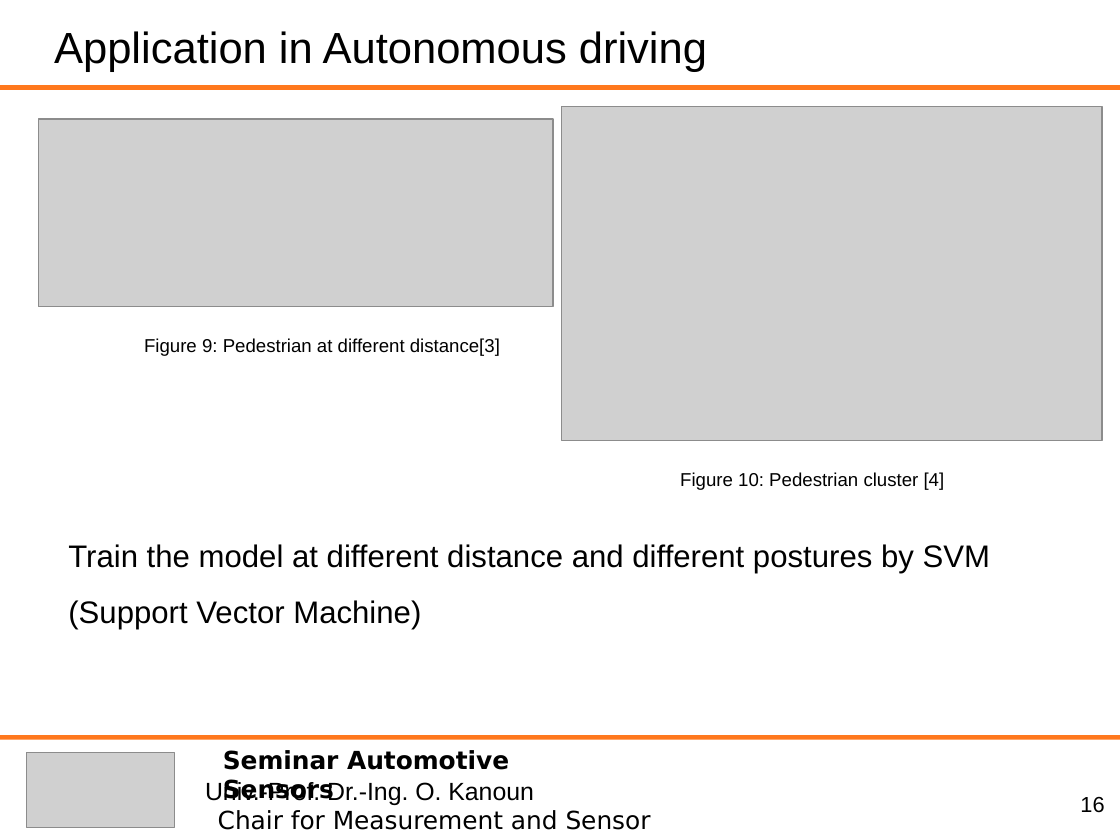
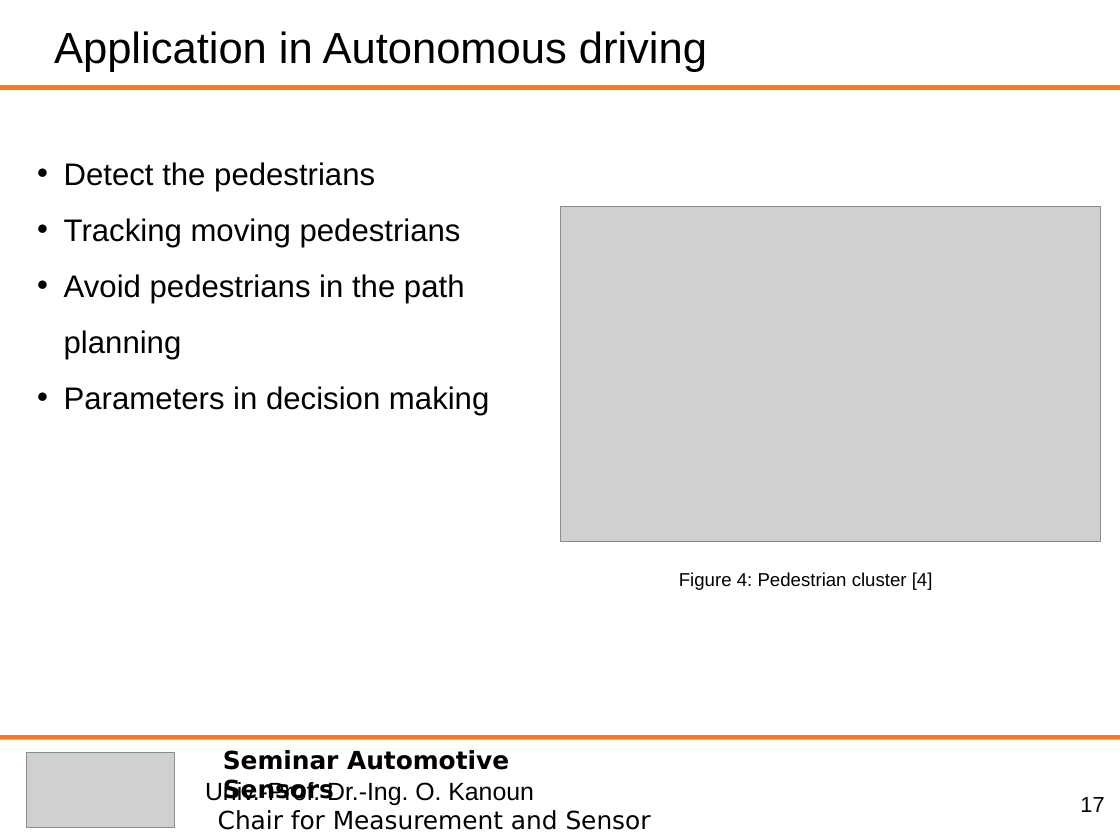
Before and after one commit to heihuhuRay/StudyNote, a slide deck: slide 17 of ASS/AutonoumousDriving_JunchengHu_C2.ppt (slide 16 before the commit). Drawn at 1120x840 pixels with LibreOffice and Linux fonts; fonts in the diff are those of the drawing; grey boxes stand for pictures. Boxes give left, top, right and bottom in pixels: in the first picture for what was removed or moved away, otherwise in the second. Text is boxed around its words. In the diff, an @@ line names an element or a change of style, - is before the commit and + after.

Commit message:
ASS presentation

```diff
--- a/ASS/AutonoumousDriving_JunchengHu_C2.ppt
+++ b/ASS/AutonoumousDriving_JunchengHu_C2.ppt
@@ picture removed at <box>38,119,553,307</box> @@
@@ text added at <box>64,162,489,416</box>, 20 pt, text #000000 @@
+• Detect the pedestrians
+• Tracking moving pedestrians
+• Avoid pedestrians in the path planning
+• Parameters in decision making
@@ picture: place and size @@
-picture at <box>562,106,1102,441</box>
+picture at <box>560,207,1100,542</box>
@@ text removed at <box>144,338,500,356</box> @@
-Figure 9: Pedestrian at different distance[3]
@@ text removed at <box>68,544,990,630</box> @@
-Train the model at different distance and different postures by SVM (Support Vector Machine)
@@ text at <box>679,572,933,590</box>: text changed @@
-Figure 10: Pedestrian cluster [4]
+Figure 4: Pedestrian cluster [4]
@@ page number at <box>1080,797,1104,812</box>: text changed @@
-16
+17
```
Also in this commit, not shown: 14 other slides changed, 3 slides added, 3 other files.
